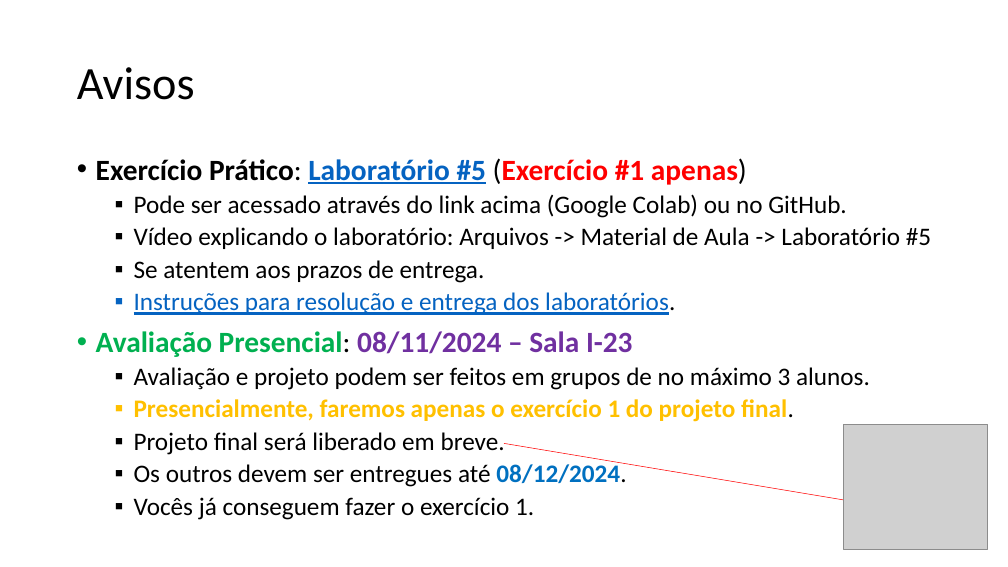
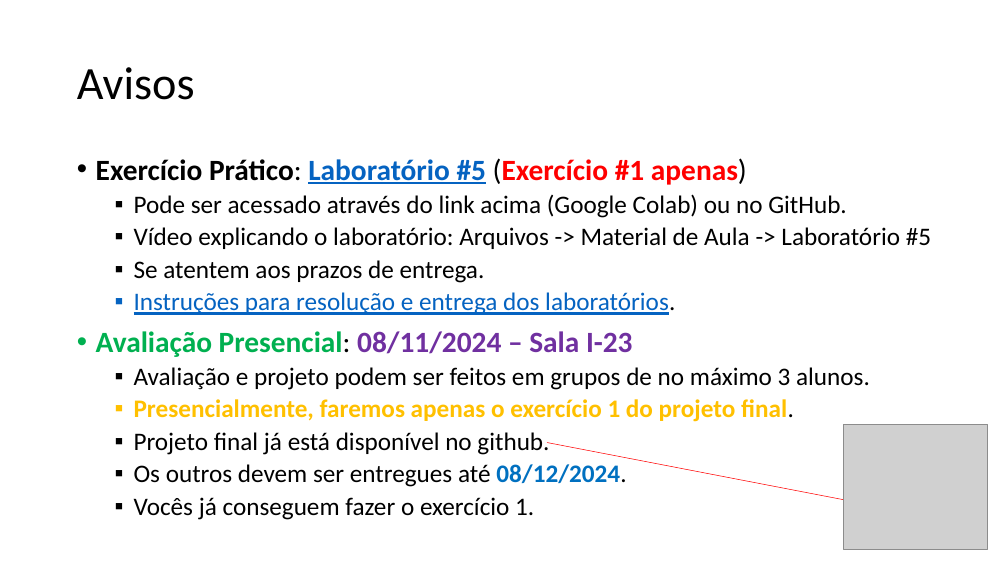
Before and after one commit to zz4fap/t319_aprendizado_de_maquina, a slide deck: slide 13 of slides/T319_Regressão_Linear (Parte IV).pptx. Drawn at 1008x567 pixels with LibreOffice and Linux fonts; fonts in the diff are those of the drawing; grey boxes stand for pictures. Boxes give left, top, right and bottom in pixels: in the first picture for what was removed or moved away, otherwise in the second. Text is boxed around its words. In the diff, an @@ line names an element or a change of style, - is before the commit and + after.

Commit message:
update of slides

```diff
--- a/slides/T319_Regressão_Linear (Parte IV).pptx
+++ b/slides/T319_Regressão_Linear (Parte IV).pptx
@@ text at [134, 432, 549, 455]: text changed @@
-  ▪ Projeto final será liberado em breve.
+  ▪ Projeto final já está disponível no github.
@@ arrow moved from (504, 444) - (851, 501) to (547, 442) - (851, 501) @@
```
Also in this commit, not shown: 1 other file.
